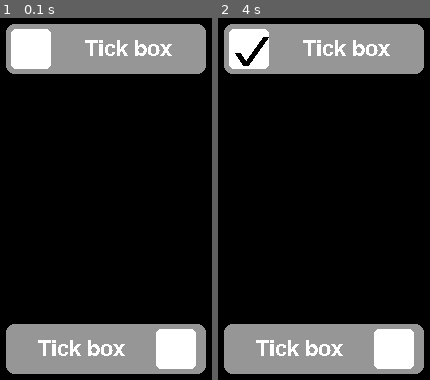
Above: before the commit, frames 1-2 (left to right).
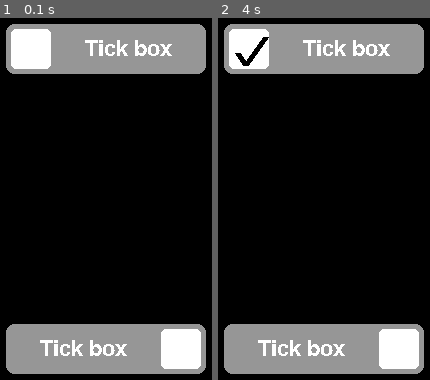
Above: after the commit, the same moments.

Repository: Ben-Edwards44/pygame-ui-toolkit
Game: pygame game, started from examples/toggles.py
Two runs of this game, one before a commit and one after it. Both use one fixed random seed, a clock stepped at 60 frames per second and the inputs below.
Inputs (mouse positions are in pixels of both pictures, inside the frame that each line leads up to):
- Up to frame 1 (0.1 s): no input
- Up to frame 2 (4 s): click (243, 36) at 3.88 s

The runs differ from the first frame. In frame 1, 1.2% of the frame differs, in the area x 17-95%, y 85-97%; in frame 2, 1.2%.

Commit message:
Cleaned up code and changed dist_from_left to dist_from_edge

Diff:
--- a/examples/toggles.py
+++ b/examples/toggles.py
@@ -26,7 +26,7 @@
 
 def create_toggles():
     left_tick = toggle.TickBoxToggle(window, TICK_THICKNESS, TICK_COLOUR, TICK_BOX_COLOUR, OUTER_COLOUR, 250, 100, WIDTH, HEIGHT, "Tick box", FONT_COLOUR, FONT_SIZE, on_value_changed=on_value_changed, inner_corner_radius=5, outer_corner_radius=8)
-    right_tick = toggle.TickBoxToggle(window, TICK_THICKNESS, TICK_COLOUR, TICK_BOX_COLOUR, OUTER_COLOUR, 250, 400, WIDTH, HEIGHT, "Tick box", FONT_COLOUR, FONT_SIZE, on_value_changed=on_value_changed, inner_corner_radius=5, outer_corner_radius=8, text_to_right=False, dist_from_left=WIDTH - HEIGHT)
+    right_tick = toggle.TickBoxToggle(window, TICK_THICKNESS, TICK_COLOUR, TICK_BOX_COLOUR, OUTER_COLOUR, 250, 400, WIDTH, HEIGHT, "Tick box", FONT_COLOUR, FONT_SIZE, on_value_changed=on_value_changed, inner_corner_radius=5, outer_corner_radius=8, text_to_right=False)
 
     return [left_tick, right_tick]
 
--- a/src/elements/toggle.py
+++ b/src/elements/toggle.py
@@ -99,8 +99,8 @@
             self.draw_tick()
 
 
-class TickBoxToggle():
-    def __init__(self, surface: pygame.Surface, tick_thickne …(186 unchanged characters)… font_name: str | None = None, dist_from_left: int = 5, height_offset: int = 10, on_c …(263 unchanged characters)…
+class TickBoxToggle:
+    def __init__(self, surface: pygame.Surface, tick_thickne …(186 unchanged characters)… font_name: str | None = None, dist_from_edge: int = 5, height_offset: int = 10, on_c …(263 unchanged characters)…
         self.surface = surface
 
         self.x = x
@@ -109,26 +109,23 @@
         self.width = width
         self.height = height
 
-        self.text = text
-
         self.outer_box_colour = outer_box_colour
         self.outer_corner_radius = outer_corner_radius
 
-        self.font_colour = font_colour
-        self.font = pygame.font.Font(font_name, font_size)
-
         self.text_to_right = text_to_right
 
-        self.antialias = antialias
+        self.tick_box = self.create_tick_box(tick_thickness, tick_colour, tick_box_colour, dist_from_edge, height_offset, on_click, on_hover, on_normal, on_value_changed, inner_corner_radius, start_value)
+        self.text_surface, self.text_rect = self.get_text(text, font_name, font_size, font_colour, antialias)
 
-        self.tick_box = self.create_tick_box(surface, tick_thickness, tick_colour, tick_box_colour, x, y, width, height, dist_from_left, height_offset, on_click, on_hover, on_normal, on_value_changed, inner_corner_radius, start_value)
-        self.text_surface, self.text_rect = self.get_text()
+    def create_tick_box(self, tick_thickness: int, tick_colour: tuple[int], background_colour: tuple[int], dist_from_edge: int, height_offset: int, on_click: callable, on_hover: callable, on_normal: callable, on_value_changed: callable, corner_radius: int, start_value: bool) -> TickBox:
+        new_height = self.height - height_offset
 
-    def create_tick_box(self, surface: pygame.Surface, tick_thickness: int, tick_colour: tuple[int], background_colour: tuple[int], x: int, y: int, width: int, height: int, dist_from_left: int, height_offset: int, on_click: callable, on_hover: callable, on_normal: callable, on_value_changed: callable, corner_radius: int, start_value: bool) -> TickBox:
-        new_height = height - height_offset
-        new_x = (x - width // 2) + dist_from_left + (new_height // 2)
+        if self.text_to_right:
+            new_x = (self.x - self.width // 2) + (new_height // 2) + dist_from_edge
+        else:
+            new_x = (self.x + self.width // 2) - (new_height // 2) - dist_from_edge
 
-        return TickBox(surface, tick_thickness, tick_colour, new_x, y, background_colour, new_height, on_click, on_hover, on_normal, corner_radius, on_value_changed, start_value)
+        return TickBox(self.surface, tick_thickness, tick_colour, new_x, self.y, background_colour, new_height, on_click, on_hover, on_normal, corner_radius, on_value_changed, start_value)
 
     def find_text_pos(self) -> tuple[int, int]:
         dist_to_center = self.tick_box.button_object.width // 2
@@ -145,8 +142,10 @@
 
         return (x, y)
 
-    def get_text(self) -> tuple[pygame.Surface, pygame.Rect]:
-        text_surf = self.font.render(self.text, self.antialias, self.font_colour, self.outer_box_colour)
+    def get_text(self, text: str, font_name: str | None, font_size: int, font_colour: tuple[int], antialias: bool) -> tuple[pygame.Surface, pygame.Rect]:
+        font = pygame.font.Font(font_name, font_size)
+
+        text_surf = font.render(text, antialias, font_colour, self.outer_box_colour)
         text_rect = text_surf.get_rect()
 
         text_pos = self.find_text_pos()
